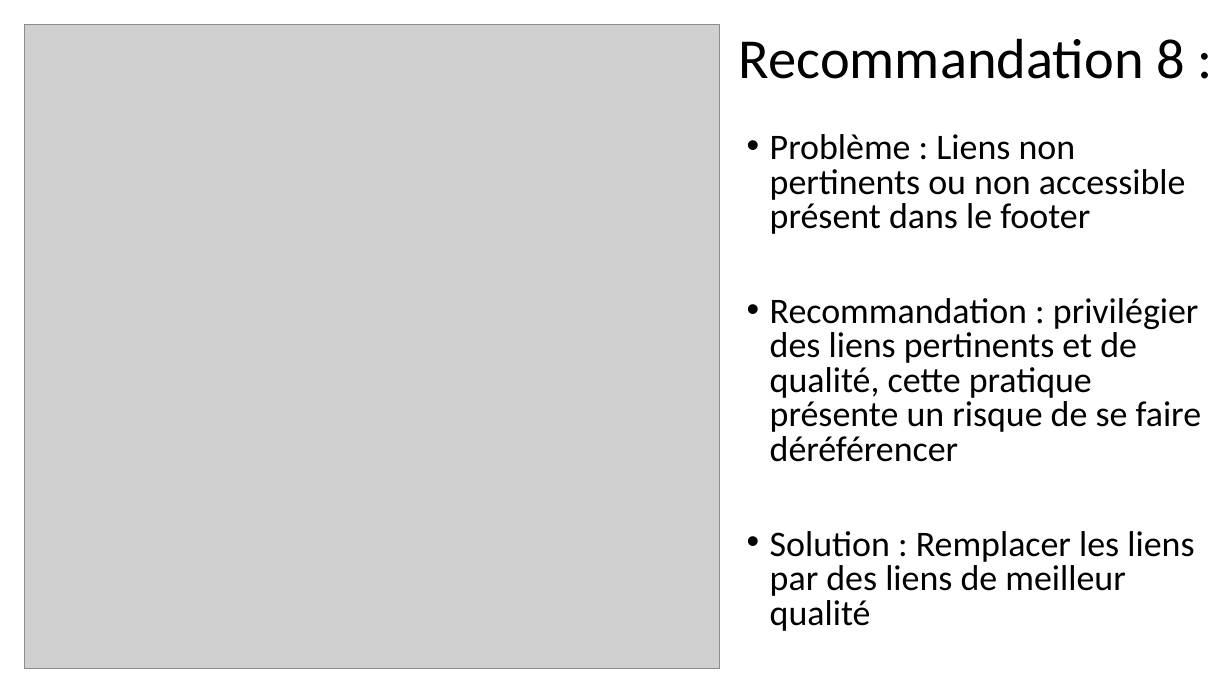
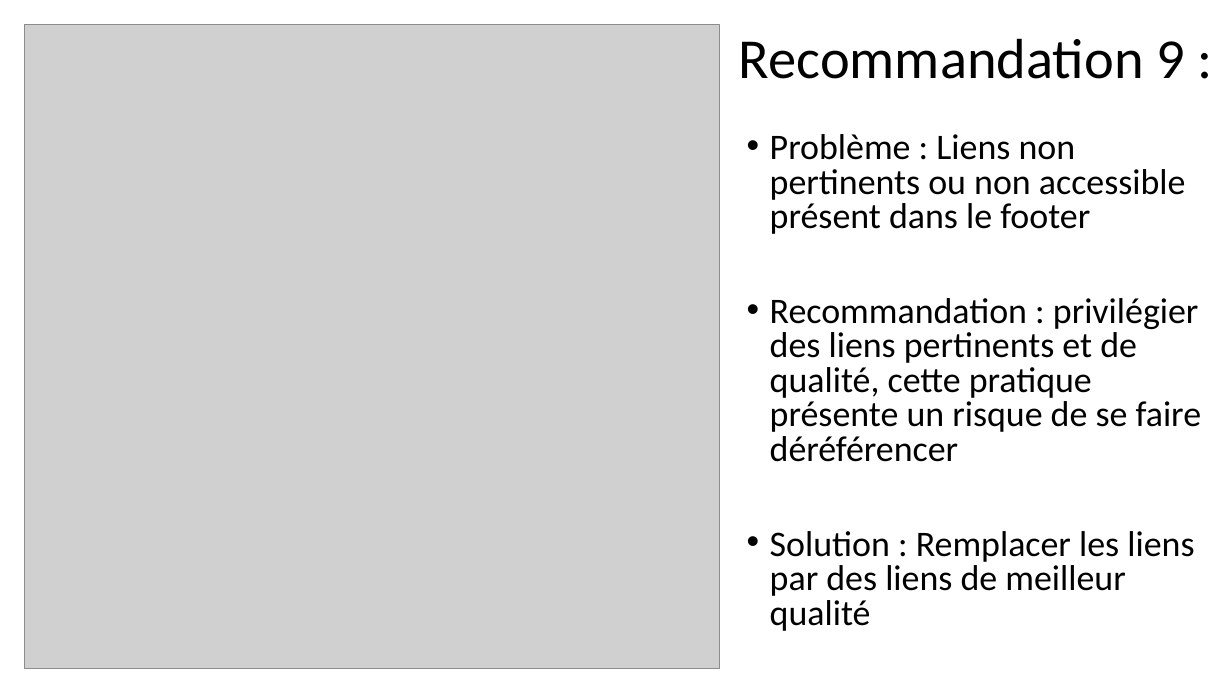
Before and after one commit to Nono-Le-Robot/TP04_Optimisez_un_site_web_existant, a slide deck: slide 13 of Ressources/Soutenance projet 04.pptx. Drawn at 1232x693 pixels with LibreOffice and Linux fonts; fonts in the diff are those of the drawing; grey boxes stand for pictures. Boxes give left, top, right and bottom in pixels: in the first picture for what was removed or moved away, otherwise in the second. Text is boxed around its words. In the diff, an @@ line names an element or a change of style, - is before the commit and + after.

```diff
--- a/Ressources/Soutenance projet 04.pptx
+++ b/Ressources/Soutenance projet 04.pptx
@@ title at (739, 38, 1185, 79): text changed @@
-Recommandation 8 :
+Recommandation 9 :
```
Also in this commit, not shown: 11 other slides changed, 5 slides added, 7 slides removed, 2 other files.
